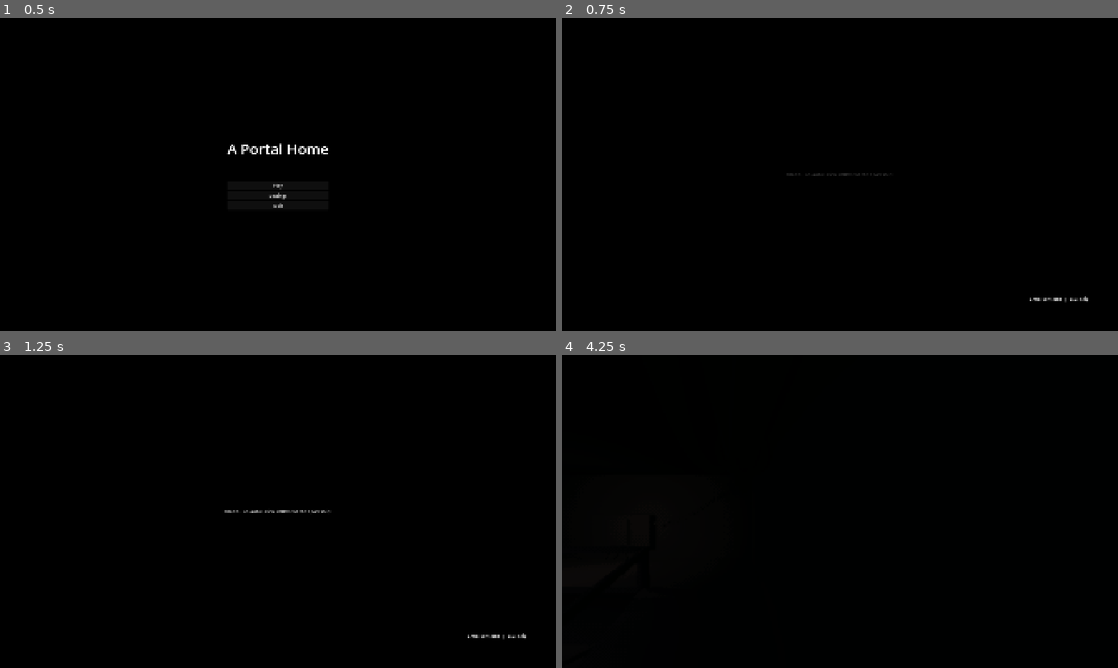
Above: before the commit, frames 1-4 (two rows, left to right).
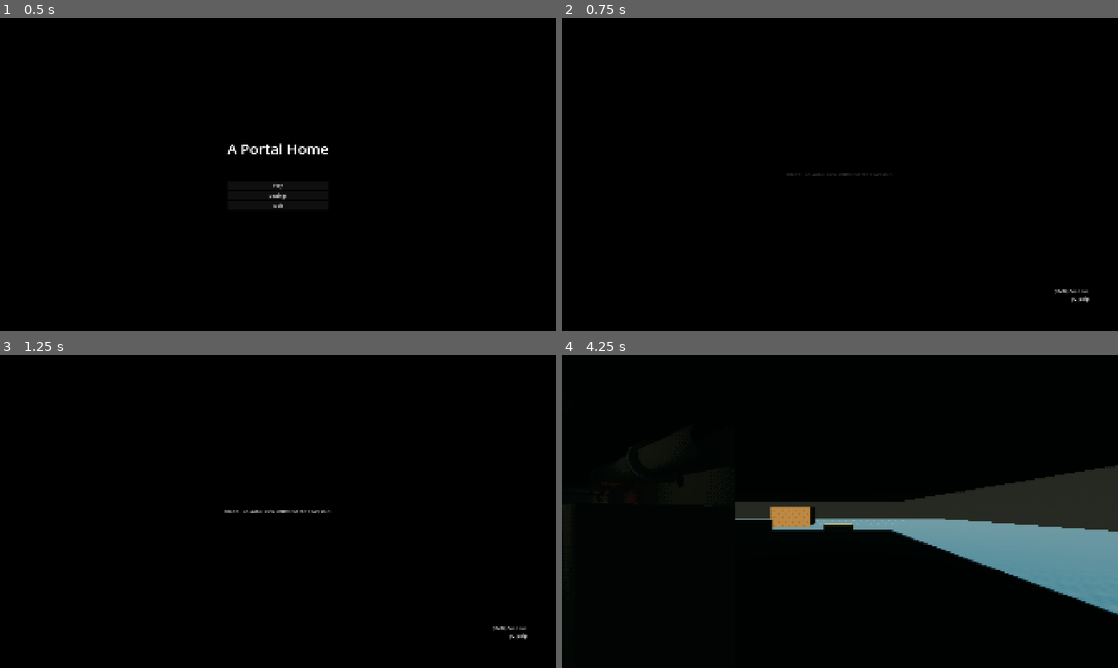
Above: after the commit, the same moments.

Repository: Raamxie/LudumDare60
Game: Godot game, scene res://scenes/main.tscn
Same seed, same stepped clock (60 frames per second), same inputs: the game is played once before the commit and once after it. Sound files missing from this copy of the repository are replaced by a short silence.
Inputs (mouse positions are in pixels of both pictures, inside the frame that each line leads up to):
- Up to frame 1 (0.5 s): no input
- Up to frame 2 (0.75 s): click "Play" at 0.5 s
- Up to frame 3 (1.25 s): no input
- Up to frame 4 (4.25 s): tap Enter at 1.25 s; move the mouse to (840, 642) at 1.27 s; hold D (right) 1.28-2.03 s; tap E (interact) at 1.35, 2.3, 3.05, 3.8 s; click (840, 642) at 1.42 s; tap Space (jump) at 1.52, 2.27, 2.75, 3.77 s; move the mouse to (728, 527) at 2.02 s; hold S (backward) 2.03-2.78 s; click (728, 527) at 2.1 s; move the mouse to (895, 442) at 2.77 s; hold D (right) 2.78-3.53 s; right-click (895, 442) at 2.85 s; click (895, 442) at 2.92 s; move the mouse to (812, 574) at 3.52 s; hold W (forward) from 3.53 s (still down); tap Q (drop) at 3.6 s; click (812, 574) at 3.67 s

Frame 1 is identical in both runs. In frame 2, 0.2% of the frame differs, in the area x 84-95%, y 86-91%; in frame 3, 0.2%; in frame 4, 14%, in the area x 31-100%, y 35-83%.

Commit message:
add sound buses and some edits

Diff:
--- /dev/null
+++ b/ludum-dare-60/default_bus_layout.tres
@@ -0,0 +1,15 @@
+[gd_resource type="AudioBusLayout" format=3 uid="uid://i72kyet26vwt"]
+
+[resource]
+bus/1/name = &"SFX"
+bus/1/solo = false
+bus/1/mute = false
+bus/1/bypass_fx = false
+bus/1/volume_db = 0.0
+bus/1/send = &"Master"
+bus/2/name = &"Music"
+bus/2/solo = false
+bus/2/mute = false
+bus/2/bypass_fx = false
+bus/2/volume_db = 0.0
+bus/2/send = &"Master"
--- a/ludum-dare-60/project.godot
+++ b/ludum-dare-60/project.godot
@@ -14,6 +14,10 @@
 run/main_scene="uid://bbyp32w8jvd3w"
 config/features=PackedStringArray("4.7", "Forward Plus")
 config/icon="res://icon.svg"
+
+[audio]
+
+general/default_playback_type=1
 
 [autoload]
 
@@ -104,6 +108,11 @@
 "events": [Object(InputEventMouseButton,"resource_local_to_scene":false,"resource_name":"","device":-1,"window_id":0,"a …(253 unchanged characters)…
 ]
 }
+pause={
+"deadzone": 0.2,
+"events": [Object(InputEventKey,"resource_local_to_scene":false,"resource_name":"","device":-1,"window_id":0,"alt_pressed":false,"shift_pressed":false,"ctrl_pressed":false,"meta_pressed":false,"pressed":false,"keycode":0,"physical_keycode":4194306,"key_label":0,"unicode":0,"location":0,"echo":false,"script":null)
+]
+}
 
 [layer_names]
 
--- a/ludum-dare-60/scenes/main.tscn
+++ b/ludum-dare-60/scenes/main.tscn
@@ -15,10 +15,12 @@
 [ext_resource type="PackedScene" uid="uid://1ruo2haqqkw" path="res://assets/models/Room/LED_Light_red.tscn" id="13_trceg"]
 [ext_resource type="AudioStream" uid="uid://csvww77u4b3ph" path="res://assets/audio/radiosong.ogg" id="14_dp3eg"]
 [ext_resource type="PackedScene" uid="uid://o2ijm6dmngno" path="res://assets/models/Room/Room_blockout.fbx" id="15_jkv2x"]
+[ext_resource type="AudioStream" uid="uid://8012igmnhxml" path="res://assets/audio/monster_breath.ogg" id="16_jscy8"]
 [ext_resource type="PackedScene" uid="uid://didl6fht0detw" path="res://scenes/screens.tscn" id="17_0ld40"]
 [ext_resource type="Script" uid="uid://dhwbweg4ythdj" path="res://scripts/monster.gd" id="17_dp3eg"]
 [ext_resource type="Texture2D" uid="uid://dx78g22s307a7" path="res://assets/models/Room/screenshot_test.png" id="17_gqmmt"]
 [ext_resource type="PackedScene" uid="uid://diixd6fgdph0i" path="res://scenes/items/flashlight.tscn" id="17_muem4"]
+[ext_resource type="AudioStream" uid="uid://c1qv4arqycxy7" path="res://assets/audio/gameover.ogg" id="17_pm3ni"]
 [ext_resource type="Script" uid="uid://dw12e73riyac2" path="res://scripts/Interaction Panel Components/Closet.gd" id="18_dp3eg"]
 [ext_resource type="Shader" uid="uid://cdibes14kqn3k" path="res://scenes/Postprocess.gdshader" id="19_0ld40"]
 
@@ -97,7 +99,7 @@
 script = ExtResource("1_muem4")
 
 [node name="Player" parent="." unique_id=1630401320 instance=ExtResource("1_o5qli")]
-transform = Transform3D(1, 0, 0, 0, 1, 0, 0, 0, 1, -4.253009, 1.4007373, 24.458319)
+transform = Transform3D(1, 0, 0, 0, 1, 0, 0, 0, 1, 5.3725867, 1.400737, 32.349827)
 AIR_CONTROL = 2.0
 
 [node name="Map" type="Node3D" parent="." unique_id=848868923]
@@ -307,12 +309,24 @@
 [node name="LED4" parent="Room/LED5" unique_id=1416525441 instance=ExtResource("13_trceg")]
 transform = Transform3D(0.07645383, -0.04748486, -2.0756288e-09, 1.2137576e-16, -3.934024e-09, 0.089999996, -0.04748486, -0.07645383, -3.3419025e-09, -16.940157, 1.507951, 33.952408)
 
-[node name="Monster" type="Node3D" parent="Room" unique_id=1335269822 node_paths=PackedStringArray("closet")]
+[node name="Monster" type="Node3D" parent="Room" unique_id=1335269822 node_paths=PackedStringArray("closet", "presence_sfx", "catch_sfx")]
 unique_name_in_owner = true
+transform = Transform3D(1, 0, 0, 0, 1, 0, 0, 0, 1, -7.257864, 1.5330868, 29.865458)
 script = ExtResource("17_dp3eg")
 closet = NodePath("../Closet")
+presence_sfx = NodePath("Breathing")
+catch_sfx = NodePath("GameOver")
 tense_track = 1
 supertense_track = 2
+idle_interval = 2
+tense_time = 2
+super_tense_time = Vector2(10, 10)
+
+[node name="Breathing" type="AudioStreamPlayer3D" parent="Room/Monster" unique_id=1356264149]
+stream = ExtResource("16_jscy8")
+
+[node name="GameOver" type="AudioStreamPlayer3D" parent="Room/Monster" unique_id=1403814098]
+stream = ExtResource("17_pm3ni")
 
 [node name="Closet" type="Area3D" parent="Room" unique_id=2022488984]
 transform = Transform3D(1, 0, 0, 0, 1, 0, 0, 0, 1, -6.712365, 0.5, 23.747688)
--- a/ludum-dare-60/scripts/Interaction Panels/interactable_object.gd
+++ b/ludum-dare-60/scripts/Interaction Panels/interactable_object.gd
@@ -41,7 +41,7 @@
 	TransitionTween.tween_property(interaction_camera, "global_transform", interaction_camera_transform, TRANSITION_TIME).set_trans(Tween.TRANS_SINE)
 	interaction_camera.make_current()
 
-	Input.mouse_mode = Input.MOUSE_MODE_CONFINED
+	Input.mouse_mode = Input.MOUSE_MODE_VISIBLE
 	interaction_component.unfocus()
 	interaction_component.is_focusable = false
 	interacting_with.emit(model.get_child(0))
--- a/ludum-dare-60/scripts/cutscene.gd
+++ b/ludum-dare-60/scripts/cutscene.gd
@@ -26,7 +26,7 @@
 	show()
 
 	if hint:
-		hint.text = "LMB: continue" + ("  |  ESC: skip" if allow_skip else "")
+		hint.text = "[LMB] Continue" + ("\n[Q] Skip" if allow_skip else "")
 
 	for page in pages:
 		story_text.text = page
@@ -50,16 +50,19 @@
 	finished.emit()
 
 
-func _input(e: InputEvent) -> void:
-	if not _playing or not (e is InputEventMouseButton and e.pressed):
+func _input(event: InputEvent) -> void:
+	if not _playing or not (event is InputEventMouseButton and event.pressed):
 		return
 
-	match e.button_index:
+	match event.button_index:
 		MOUSE_BUTTON_LEFT:
 			_next.emit()
-		KEY_ESCAPE:
+
+	get_viewport().set_input_as_handled()
+
+
+func _unhandled_key_input(event: InputEvent) -> void:
+		if Input.is_action_pressed("return_interact"):
 			if allow_skip:
 				_skipped = true
 				_next.emit()
-
-	get_viewport().set_input_as_handled()
--- a/ludum-dare-60/scripts/main.gd
+++ b/ludum-dare-60/scripts/main.gd
@@ -46,12 +46,12 @@
 	get_tree().paused = false
 	screens.hide_all()
 	screens.fade(Color.BLACK, 0.0)
-	await _unload_level()
+	#await _unload_level()
 
 	Game.reset()
 	Music.set_music(chill_track)
-	level = LEVEL.instantiate()
-	add_child(level)
+	#level = LEVEL.instantiate()
+	#add_child(level)
 	_ended = false
 	Input.mouse_mode = Input.MOUSE_MODE_CAPTURED
 
@@ -61,10 +61,10 @@
 func to_menu() -> void:
 	_ended = true
 	get_tree().paused = false
-	await _unload_level()
+	#await _unload_level()
 
 	Game.reset()
-	Music.set_music(chill_track)
+	Music.stop()
 	Input.mouse_mode = Input.MOUSE_MODE_VISIBLE
 	screens.show_main_menu()
 
@@ -92,7 +92,9 @@
 	if _ended: return
 	_ended = true
 
-	await get_tree().create_timer(2).timeout
+	Game.play_at(Game.GAMEOVER, monster.global_position)
+
+	#await get_tree().create_timer(2).timeout
 	await screens.fade(Color.BLACK, 0.5)
 
 	get_tree().paused = true
--- a/ludum-dare-60/scripts/monster.gd
+++ b/ludum-dare-60/scripts/monster.gd
@@ -111,24 +111,31 @@
 	if presence_sfx:
 		presence_sfx.stop()
 
-	#if _pending:
-		#_pending = false
-		#_start_anticipation()
-		#return
-
 	_timer.start(idle_interval)
 
 
+func _fade_music(time := 0.4) -> void:
+	var bus := AudioServer.get_bus_index("Master")
+	var tw := create_tween().set_pause_mode(Tween.TWEEN_PAUSE_PROCESS)
+	tw.tween_method(func(v: float) -> void:
+		AudioServer.set_bus_volume_db(bus, linear_to_db(v)), 1.0, 0.0, time)
+
+
 func _catch() -> void:
-	print("CAUGHT!!!")
 	_timer.stop()
+
+	var tween := create_tween()
+
+	tween.tween_property(Music, "volume_db", -80.0, 0.3)
+	await  tween.finished
+
+	if presence_sfx:
+		presence_sfx.stop()
 	set_process(false)
 	state = State.DISABLED
 
-	if presence_sfx:
-		presence_sfx.stop()
-	if catch_sfx:
-		catch_sfx.play()
+	#if catch_sfx:
+		#catch_sfx.play()
 
 	caught_player.emit()
 
--- a/ludum-dare-60/scripts/singletons/game.gd
+++ b/ludum-dare-60/scripts/singletons/game.gd
@@ -14,15 +14,23 @@
 const MONSTER_BREATH = preload("uid://8012igmnhxml")
 const UNSCREW = preload("uid://dibfkbscukejh")
 const WHEEL = preload("uid://bvsv6sqmbtqpe")
+const ESCAPE_PORTAL = preload("uid://c87eebnyvtst3")
+
+
+#func _ready() -> void:
+	#process_mode = Node.PROCESS_MODE_ALWAYS
 
 
 func reset() -> void:
 	Music.stop()
+	Music.volume_db = 0
 
 
 func play_at(stream: AudioStream, pos: Vector3) -> void:
 	var p := AudioStreamPlayer3D.new()
 	p.stream = stream
+	p.bus = &"SFX"
+	p.process_mode = Node.PROCESS_MODE_ALWAYS
 	get_tree().current_scene.add_child(p)
 	p.global_position = pos
 	p.play()
--- a/ludum-dare-60/scripts/singletons/music.gd
+++ b/ludum-dare-60/scripts/singletons/music.gd
@@ -34,6 +34,7 @@
 		FADE_BEATS
 	)
 
+	bus = &"Music"
 	stream = _music
 	playback_type = AudioServer.PLAYBACK_TYPE_STREAM
 
--- a/ludum-dare-60/scripts/ui/screens/screens.gd
+++ b/ludum-dare-60/scripts/ui/screens/screens.gd
@@ -51,7 +51,7 @@
 
 
 func _unhandled_input(event: InputEvent) -> void:
-	if event.is_action_pressed("ui_cancel"):
+	if event.is_action_pressed("pause"):
 		pause_toggled.emit()
 		get_viewport().set_input_as_handled()
 
Not shown, added: ludum-dare-60/assets/audio/fx/escape_portal.ogg.import
Not shown, changed: ludum-dare-60/assets/audio/monster_breath.ogg.import
